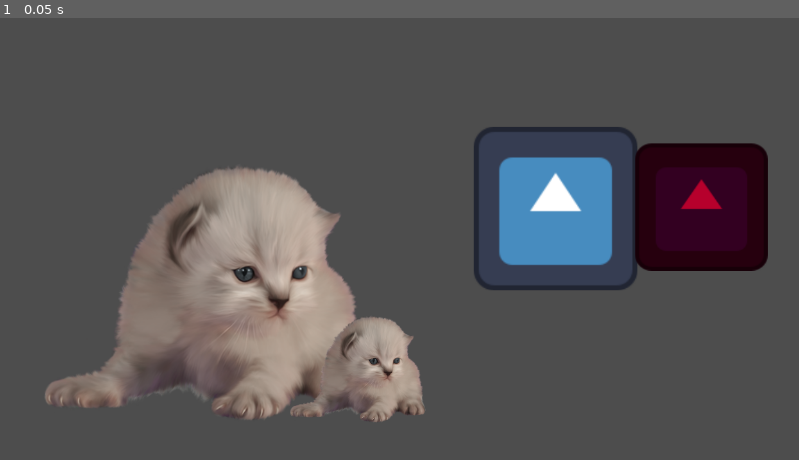
Above: before the commit, frame 1.
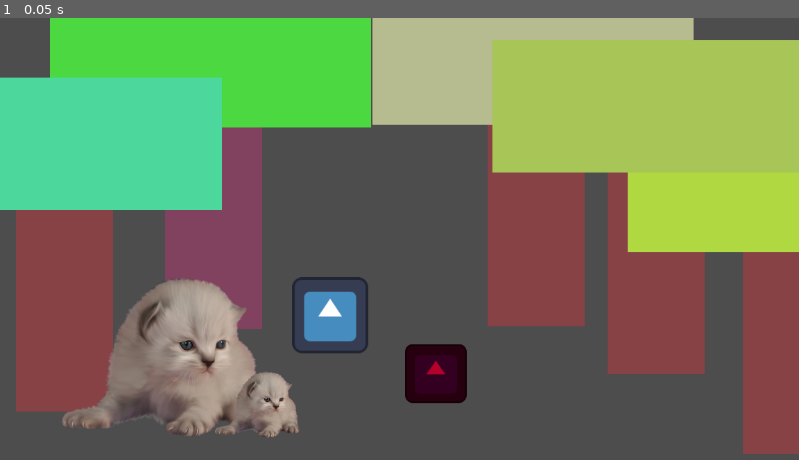
Above: after the commit, the same moment.

Repository: 2DPyramid/Tobias-SVA-GDF-Labs
Game: Godot game, scene res://main.tscn
The game is run twice, just before and just after one commit, with the same random seed, the same clock (stepped at 60 frames per second) and the same inputs. The engine's default icon, where the game draws it, is replaced by a stand-in: a white triangle on a blue panel in a dark square.
Inputs:
- Up to frame 1 (0.05 s): no input

The runs differ from the first frame. In frame 1, 69% of the frame differs, in the area x 0-100%, y 0-99%.

Commit message:
edited godot file
added the tree scene within a scene

Diff:
--- a/Lab1/lab_1/main.tscn
+++ b/Lab1/lab_1/main.tscn
@@ -2,12 +2,13 @@
 
 [ext_resource type="Texture2D" uid="uid://b6go43drfawe3" path="res://kitty.png" id="1_0xm2m"]
 [ext_resource type="Texture2D" uid="uid://b3wkfydsp2uft" path="res://icon.svg" id="2_h2yge"]
+[ext_resource type="PackedScene" uid="uid://4ecgbqfdno42" path="res://tree.tscn" id="3_h2yge"]
 
 [node name="Node2D" type="Node2D" unique_id=1068450316]
 
 [node name="Kitty" type="Sprite2D" parent="." unique_id=1321220465]
-position = Vector2(301, 401)
-scale = Vector2(0.9599754, 0.9599754)
+position = Vector2(237.00002, 492)
+scale = Vector2(0.5982143, 0.5982143)
 texture = ExtResource("1_0xm2m")
 
 [node name="Kitty2" type="Sprite2D" parent="Kitty" unique_id=65655703]
@@ -16,12 +17,52 @@
 texture = ExtResource("1_0xm2m")
 
 [node name="robot" type="Sprite2D" parent="." unique_id=108436226]
-position = Vector2(801.1251, 275.1249)
-scale = Vector2(1.8457042, 1.8457042)
+position = Vector2(476, 429)
+scale = Vector2(0.85254, 0.85254)
 texture = ExtResource("2_h2yge")
 
 [node name="evil robot" type="Sprite2D" parent="robot" unique_id=608008476]
 modulate = Color(0.71432495, 0, 0.17337826, 1)
-position = Vector2(113.91001, -1.1906977)
+position = Vector2(178.79352, 98.60735)
 scale = Vector2(0.81067044, 0.7780625)
 texture = ExtResource("2_h2yge")
+
+[node name="tree" parent="." unique_id=898771239 instance=ExtResource("3_h2yge")]
+offset_left = 72.0
+offset_top = -33.0
+offset_right = 535.0
+offset_bottom = 158.0
+
+[node name="trunk" parent="tree" index="0" unique_id=1938685406]
+color = Color(0.5019608, 0.25882354, 0.36862746, 1)
+
+[node name="tree2" parent="." unique_id=1555513845 instance=ExtResource("3_h2yge")]
+offset_left = 537.0
+offset_top = -37.0
+offset_right = 1000.0
+offset_bottom = 154.0
+color = Color(0.716786, 0.733199, 0.5643836, 1)
+
+[node name="tree3" parent="." unique_id=698358088 instance=ExtResource("3_h2yge")]
+offset_left = 905.0
+offset_top = 147.0
+offset_right = 1368.0
+offset_bottom = 338.0
+color = Color(0.6901961, 0.84705883, 0.2509804, 1)
+
+[node name="tree4" parent="." unique_id=1323651165 instance=ExtResource("3_h2yge")]
+offset_left = 710.0
+offset_top = 32.0
+offset_right = 1173.0
+offset_bottom = 223.0
+color = Color(0.65682083, 0.7705895, 0.34293324, 1)
+
+[node name="tree5" parent="." unique_id=645348888 instance=ExtResource("3_h2yge")]
+offset_left = -143.0
+offset_top = 86.0
+offset_right = 320.0
+offset_bottom = 277.0
+color = Color(0.29803923, 0.84705883, 0.6117647, 1)
+
+[editable path="tree"]
+[editable path="tree2"]
--- /dev/null
+++ b/Lab1/lab_1/tree.tscn
@@ -0,0 +1,15 @@
+[gd_scene format=3 uid="uid://4ecgbqfdno42"]
+
+[node name="tree" type="ColorRect" unique_id=898771239]
+offset_right = 463.0
+offset_bottom = 191.0
+color = Color(0.29628432, 0.84759647, 0.25172794, 1)
+
+[node name="trunk" type="ColorRect" parent="." unique_id=1938685406]
+z_index = -1
+layout_mode = 0
+offset_left = 166.0
+offset_top = 153.0
+offset_right = 306.0
+offset_bottom = 482.0
+color = Color(0.5294118, 0.25882354, 0.27450982, 1)
